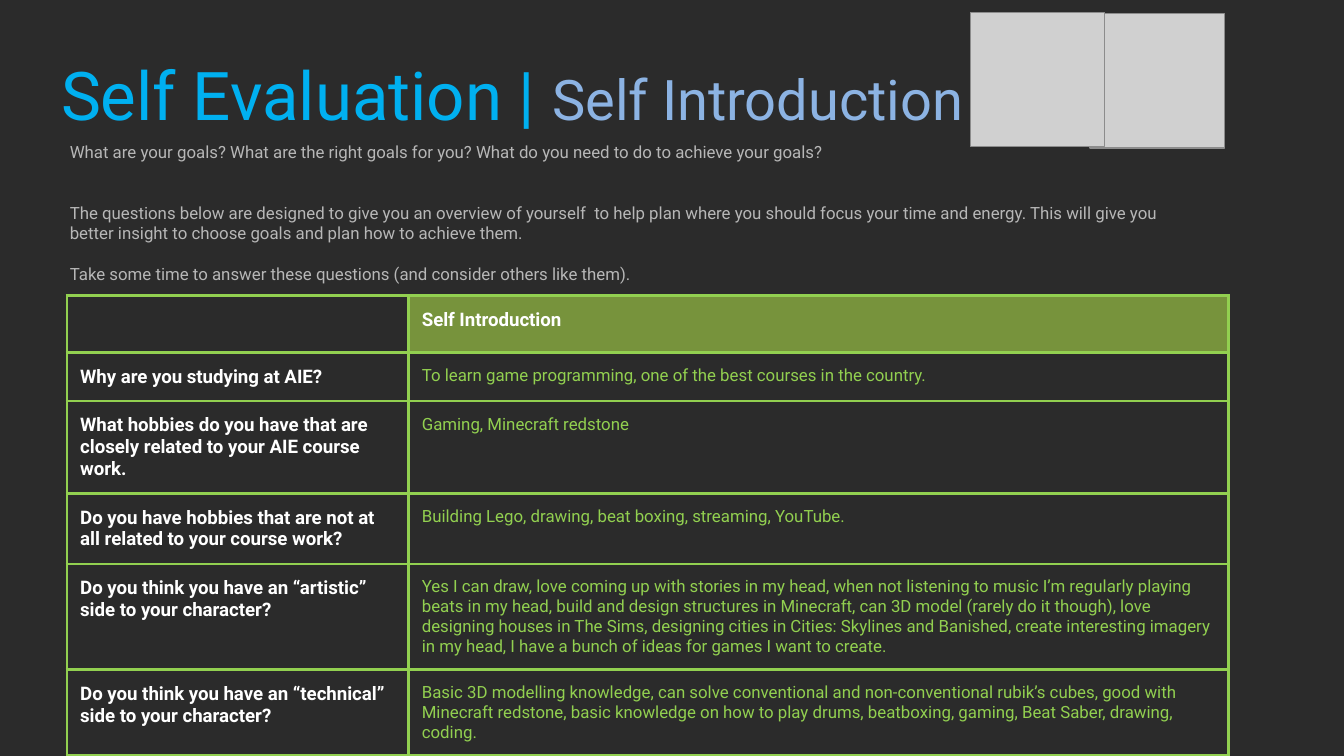
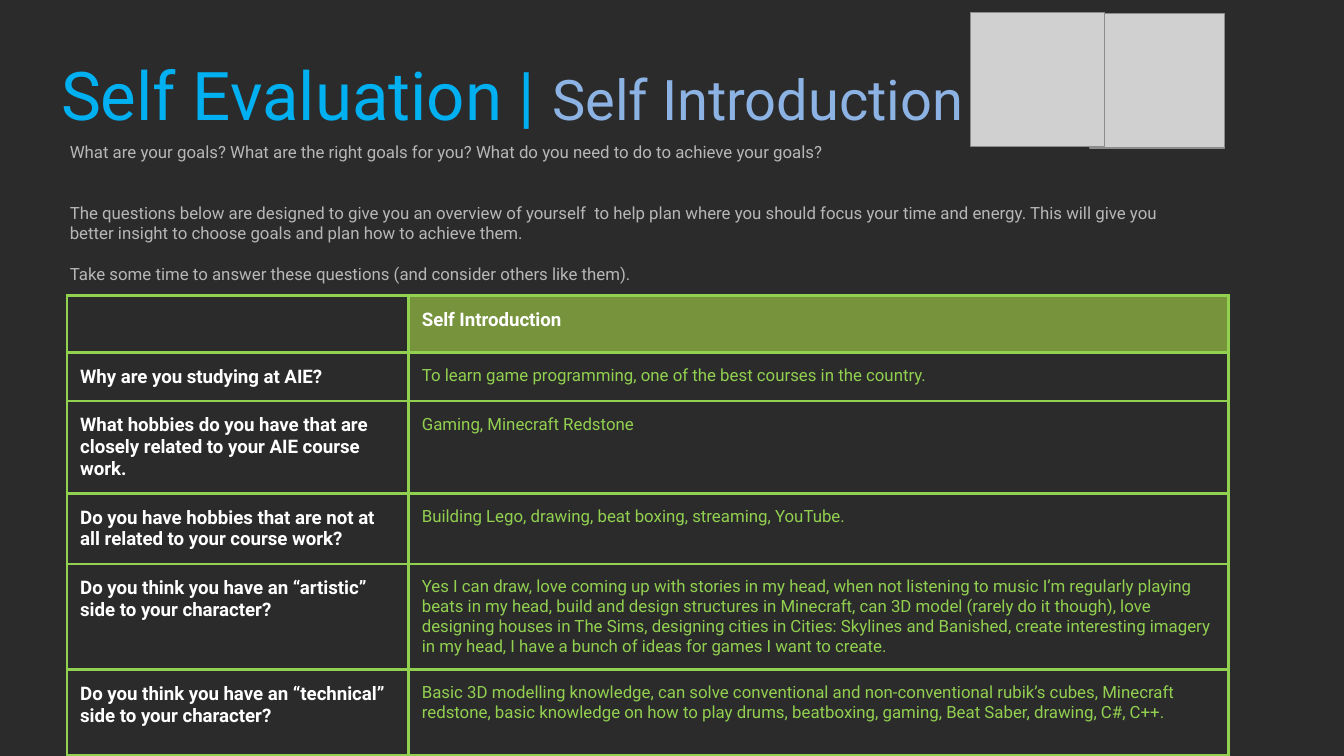
Before and after one commit to Dinoboy173/ProfStud, a slide deck: slide 4 of Class1/NOT DONE 2021_Professional_Studies_1_YourName.pptx. Drawn at 1344x756 pixels with LibreOffice and Linux fonts; fonts in the diff are those of the drawing; grey boxes stand for pictures; background and template pictures are left out; a plain dark background stands for a picture behind light text. Boxes give left, top, right and bottom in pixels: in the first picture for what was removed or moved away, otherwise in the second. Text is boxed around its words. In the diff, an @@ line names an element or a change of style, - is before the commit and + after.

```diff
--- a/Class1/NOT DONE 2021_Professional_Studies_1_YourName.pptx
+++ b/Class1/NOT DONE 2021_Professional_Studies_1_YourName.pptx
@@ table at [67, 296, 1228, 756] @@
-row 3, column 2: Gaming, Minecraft redstone
+row 3, column 2: Gaming, Minecraft Redstone
-row 6, column 2: Basic 3D modelling knowledge, can solve conventional and non-conventional rubik’s cubes, good with Minecraft redstone, basic knowledge on how to play drums, beatboxing, gaming, Beat Saber, drawing, coding.
+row 6, column 2: Basic 3D modelling knowledge, can solve conventional and non-conventional rubik’s cubes, Minecraft redstone, basic knowledge on how to play drums, beatboxing, gaming, Beat Saber, drawing, C#, C++.
```
Also in this commit, not shown: 11 other slides changed.
